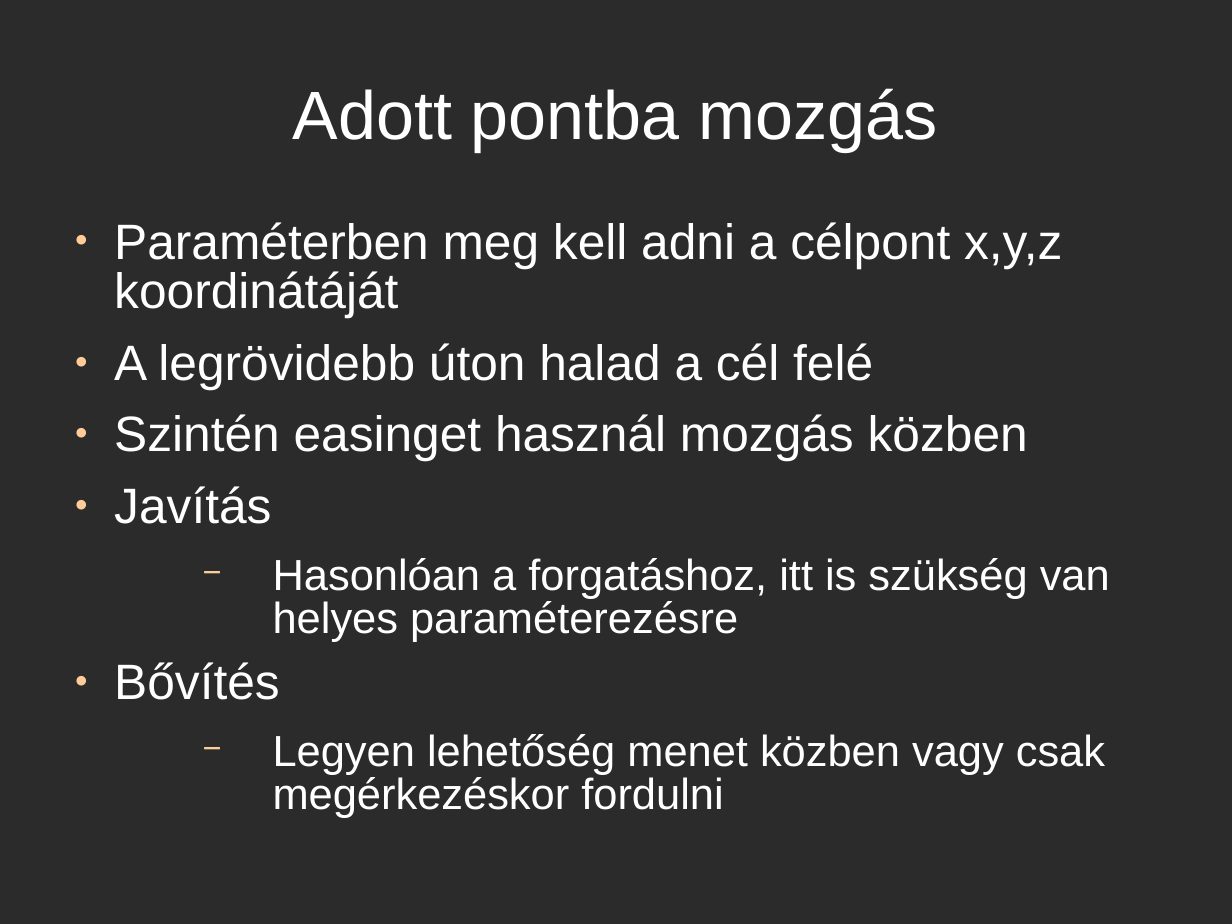
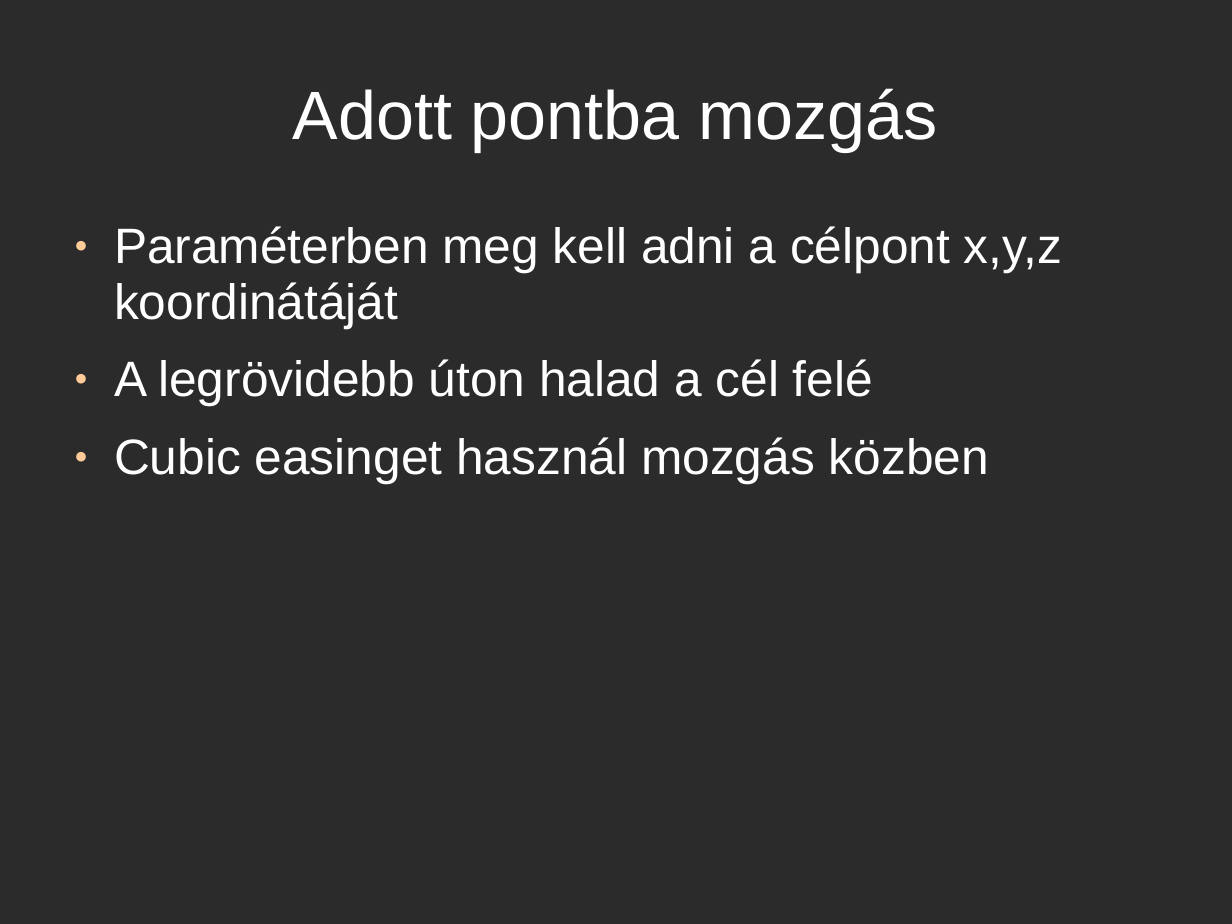
Before and after one commit to csko/Pool, a slide deck: slide 4 of Milestone 1/doc/borde_sandor_m1.ppt (slide 6 before the commit). Drawn at 1232x924 pixels with LibreOffice and Linux fonts; fonts in the diff are those of the drawing; background and template pictures are left out; a plain dark background stands for a picture behind light text. Boxes give left, top, right and bottom in pixels: in the first picture for what was removed or moved away, otherwise in the second. Text is boxed around its words. In the diff, an @@ line names an element or a change of style, - is before the commit and + after.

```diff
--- a/Milestone 1/doc/borde_sandor_m1.ppt
+++ b/Milestone 1/doc/borde_sandor_m1.ppt
@@ text at (x1=114, y1=226, x2=1062, y2=406): line spacing 0.83 to 0.93 @@
@@ text at (x1=114, y1=437, x2=989, y2=484): text changed; size 28 to 32 pt @@
-● Szintén easinget használ mozgás közben
-● Javítás
-  − Hasonlóan a forgatáshoz, itt is szükség van helyes paraméterezésre
-● Bővítés
-  − Legyen lehetőség menet közben vagy csak megérkezéskor fordulni
+● Cubic easinget használ mozgás közben
```
Also in this commit, not shown: 3 other slides changed, 5 slides added, 1 slide removed, 6 other files.
